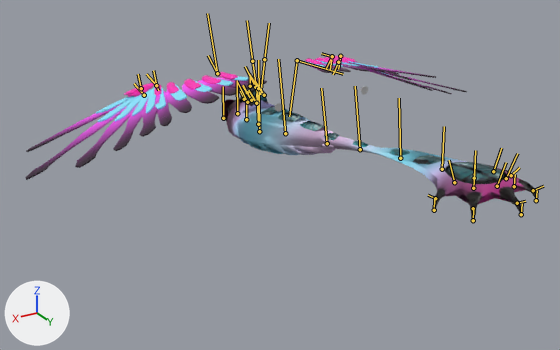
One commit to the FBX model Assets/Animations/birdChar/astroBird_flyForward_loop.fbx: the scene before it, then after it.
Rendered twice from a 50 mm lens placed at (0.972, 1.714, 0.865), pointed at (0.12, 0.294, 0.155). Arrows for +X, +Y and +Z are at lower left; the lights stay in place. Both versions are drawn at frame 23 of the action 'Take 001|BaseLayer'; the numbers are the values there. The bones that bend it are drawn over the model as lines.

The first picture shows 'L_Primaries_2', 'L_Primaries_3', 'L_Primaries_4', 'birdBodyMesh'.
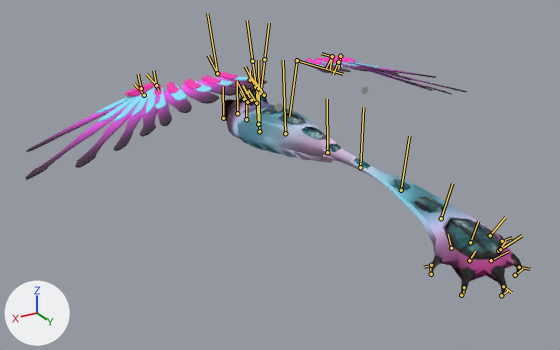
Changed parts and their boxes [x1, y1, x2, y2] in the pictures (560 x 350 px):
```json
{"object": "birdBodyMesh", "change": "posed", "before": [222, 87, 538, 220], "after": [222, 87, 522, 296], "on screen": "57% taller"}
{"bone": "spine_joint1", "before": "(285, 133) to (278, 59)", "after": "(285, 133) to (283, 60)"}
{"bone": "spine_joint2", "before": "(327, 143) to (321, 88)", "after": "(327, 152) to (327, 99)"}
{"bone": "tail_joint1", "before": "(360, 149) to (355, 86)", "after": "(360, 167) to (363, 107)"}
{"bone": "tail_joint2", "before": "(400, 158) to (399, 98)", "after": "(401, 190) to (409, 136)"}
{"bone": "tail_joint3", "before": "(442, 169) to (444, 126)", "after": "(441, 218) to (452, 183)"}
{"bone": "tailHand_Right1_joint1", "before": "(493, 171) to (501, 148)", "after": "(490, 235) to (505, 217)"}
{"bone": "tailHand_Right1_joint2", "before": "(511, 175) to (519, 167)", "after": "(502, 241) to (512, 237)"}
{"bone": "tailHand_Right2_joint1", "before": "(506, 178) to (517, 153)", "after": "(500, 249) to (522, 235)"}
{"bone": "tailHand_Mid_joint1", "before": "(497, 186) to (506, 162)", "after": "(491, 260) to (508, 251)"}
{"bone": "tailHand_Left2_joint1", "before": "(473, 188) to (475, 165)", "after": "(469, 260) to (475, 251)"}
{"bone": "tailHand_Left1_joint1", "before": "(454, 182) to (449, 160)", "after": "(451, 248) to (448, 234)"}
```

Scene script edits in JSON lines:
```json
{"block": "bone_spine_joint1", "where": "bone_spine_joint1 = bpy.data.objects['MainWing_CON'].pose.bones['spine_joint1']  # child of 'body_joint'"}
{"op": "set", "path": "bone_spine_joint1.rotation_quaternion", "old": "(0.999, 0.0, 0.0, 0.036)", "new": "(1.0, 0.0, 0.0, -0.024)", "note": "degrees (0, 0, 4) -> degrees (0, 0, -3)"}
{"block": "bone_spine_joint2", "where": "bone_spine_joint2 = bpy.data.objects['MainWing_CON'].pose.bones['spine_joint2']  # child of 'spine_joint1'"}
{"op": "set", "path": "bone_spine_joint2.rotation_quaternion", "old": "(1.0, 0.0, 0.0, 0.014)", "new": "(1.0, 0.0, 0.0, -0.001)", "note": "degrees (0, 0, 2) -> degrees (0, 0, 0)"}
{"block": "bone_tail_joint1", "where": "bone_tail_joint1 = bpy.data.objects['MainWing_CON'].pose.bones['tail_joint1']  # child of 'spine_joint2'"}
{"op": "set", "path": "bone_tail_joint1.rotation_quaternion", "old": "(1.0, 0.0, 0.0, -0.01)", "new": "(0.999, 0.0, 0.0, -0.033)", "note": "degrees (0, 0, -1) -> degrees (0, 0, -4)"}
{"block": "bone_tail_joint2", "where": "bone_tail_joint2 = bpy.data.objects['MainWing_CON'].pose.bones['tail_joint2']  # child of 'tail_joint1'"}
{"op": "set", "path": "bone_tail_joint2.rotation_quaternion", "old": "(1.0, 0.0, 0.0, -0.029)", "new": "(0.998, 0.0, 0.0, -0.059)", "note": "degrees (0, 0, -3) -> degrees (0, 0, -7)"}
{"block": "bone_tail_joint3", "where": "bone_tail_joint3 = bpy.data.objects['MainWing_CON'].pose.bones['tail_joint3']  # child of 'tail_joint2'"}
{"op": "set", "path": "bone_tail_joint3.rotation_quaternion", "old": "(0.999, 0.0, 0.0, -0.037)", "new": "(0.998, 0.0, 0.0, -0.07)", "note": "degrees (0, 0, -4) -> degrees (0, 0, -8)"}
{"block": "bone_tailhand_right1_joint1", "where": "bone_tailhand_right1_joint1 = bpy.data.objects['MainWing_CON'].pose.bones['tailHand_Right1_joint1']  # child of 'tailHand_joint'"}
{"op": "set", "path": "bone_tailhand_right1_joint1.rotation_quaternion", "old": "(1.0, 0.0, 0.0, 0.0)", "new": "(0.995, 0.0, 0.0, -0.097)", "note": "degrees (0, 0, 0) -> degrees (0, 0, -11)"}
{"block": "bone_tailhand_right1_joint2", "where": "bone_tailhand_right1_joint2 = bpy.data.objects['MainWing_CON'].pose.bones['tailHand_Right1_joint2']  # child of 'tailHand_Right1_joint1'"}
{"op": "set", "path": "bone_tailhand_right1_joint2.rotation_quaternion", "old": "(1.0, 0.0, 0.0, 0.0)", "new": "(0.995, 0.0, 0.0, -0.097)", "note": "degrees (0, 0, 0) -> degrees (0, 0, -11)"}
{"block": "bone_tailhand_right2_joint1", "where": "bone_tailhand_right2_joint1 = bpy.data.objects['MainWing_CON'].pose.bones['tailHand_Right2_joint1']  # child of 'tailHand_joint'"}
{"op": "set", "path": "bone_tailhand_right2_joint1.rotation_quaternion", "old": "(1.0, 0.0, 0.0, 0.0)", "new": "(0.995, 0.0, 0.0, -0.097)", "note": "degrees (0, 0, 0) -> degrees (0, 0, -11)"}
{"block": "bone_tailhand_mid_joint1", "where": "bone_tailhand_mid_joint1 = bpy.data.objects['MainWing_CON'].pose.bones['tailHand_Mid_joint1']  # child of 'tailHand_joint'"}
{"op": "set", "path": "bone_tailhand_mid_joint1.rotation_quaternion", "old": "(1.0, 0.0, 0.0, 0.0)", "new": "(0.995, 0.0, 0.0, -0.097)", "note": "degrees (0, 0, 0) -> degrees (0, 0, -11)"}
{"block": "bone_tailhand_left2_joint1", "where": "bone_tailhand_left2_joint1 = bpy.data.objects['MainWing_CON'].pose.bones['tailHand_Left2_joint1']  # child of 'tailHand_joint'"}
{"op": "set", "path": "bone_tailhand_left2_joint1.rotation_quaternion", "old": "(1.0, 0.0, 0.0, 0.0)", "new": "(0.995, 0.0, 0.0, -0.097)", "note": "degrees (0, 0, 0) -> degrees (0, 0, -11)"}
{"block": "bone_tailhand_left1_joint1", "where": "bone_tailhand_left1_joint1 = bpy.data.objects['MainWing_CON'].pose.bones['tailHand_Left1_joint1']  # child of 'tailHand_joint'"}
{"op": "set", "path": "bone_tailhand_left1_joint1.rotation_quaternion", "old": "(1.0, 0.0, 0.0, 0.0)", "new": "(0.995, 0.0, 0.0, -0.097)", "note": "degrees (0, 0, 0) -> degrees (0, 0, -11)"}
```
